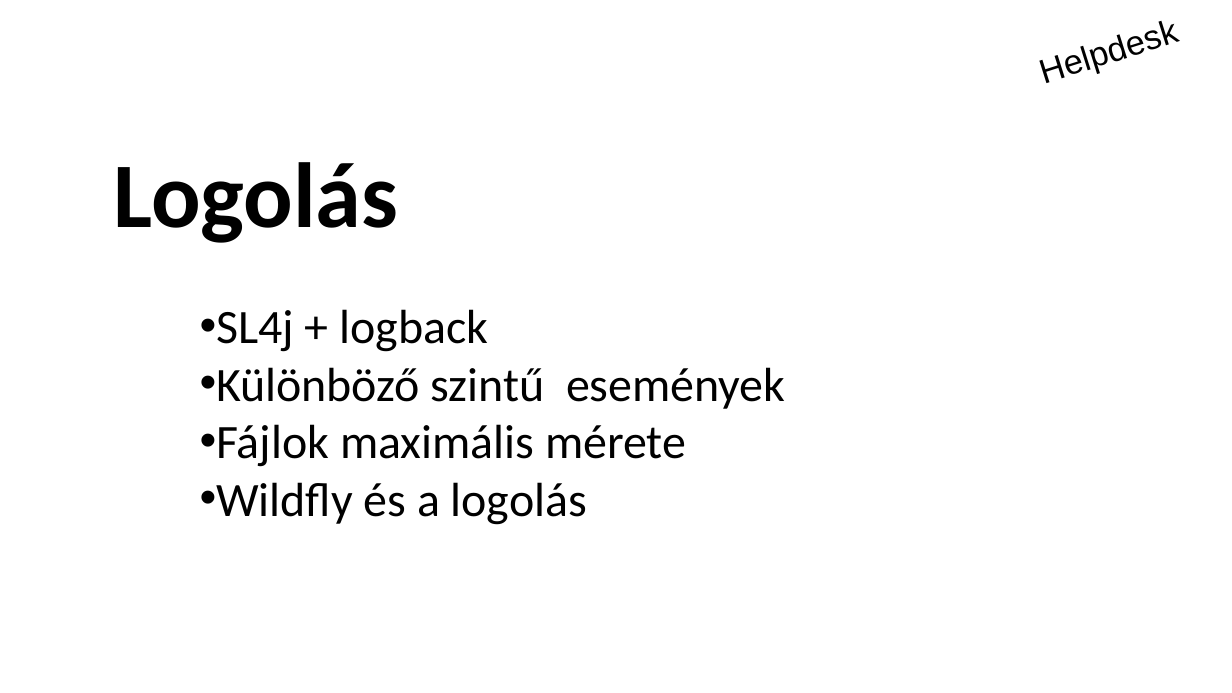
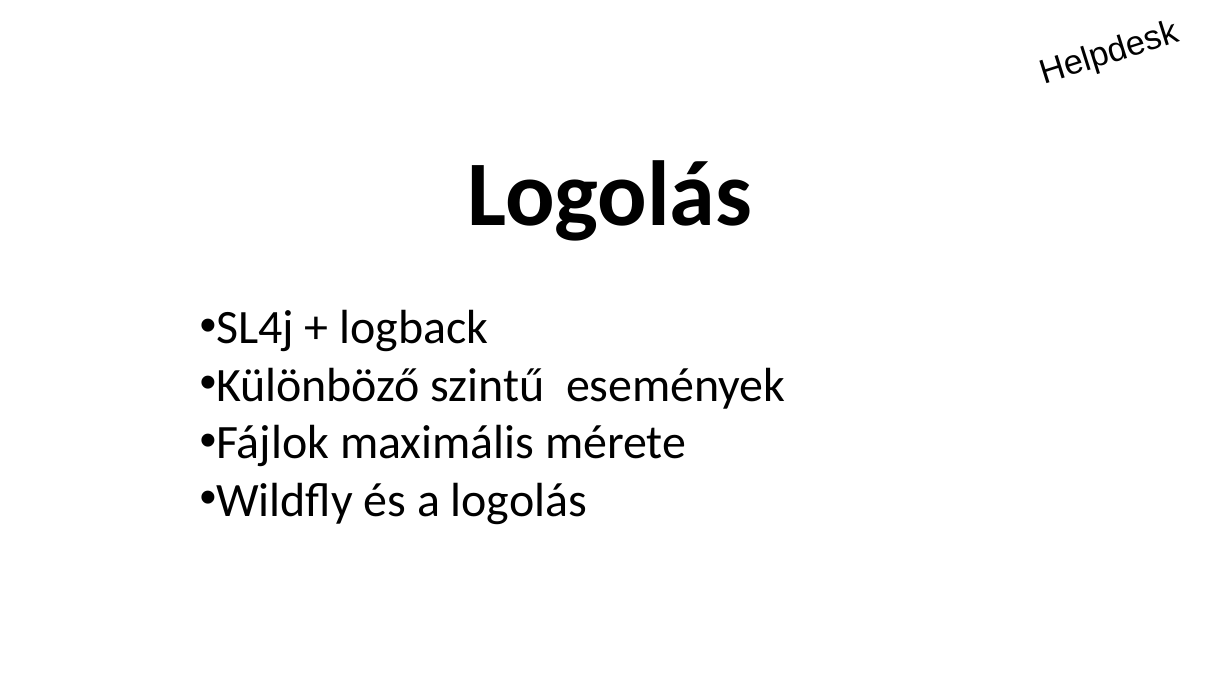
Before and after one commit to schonherz-java-ee-2016-q4/project, a slide deck: slide 5 of presentation/Helpdesk/Tóth László/toth_laszlo.pptx. Drawn at 1232x693 pixels with LibreOffice and Linux fonts; fonts in the diff are those of the drawing; background and template pictures are left out. Boxes give left, top, right and bottom in pixels: in the first picture for what was removed or moved away, otherwise in the second. Text is boxed around its words. In the diff, an @@ line names an element or a change of style, - is before the commit and + after.

```diff
--- a/presentation/Helpdesk/Tóth László/toth_laszlo.pptx
+++ b/presentation/Helpdesk/Tóth László/toth_laszlo.pptx
@@ title "Logolás": place and size @@
-title "Logolás" at [114,162,399,243]
+title "Logolás" at [467,160,752,241]
```
Also in this commit, not shown: 6 other slides changed.
